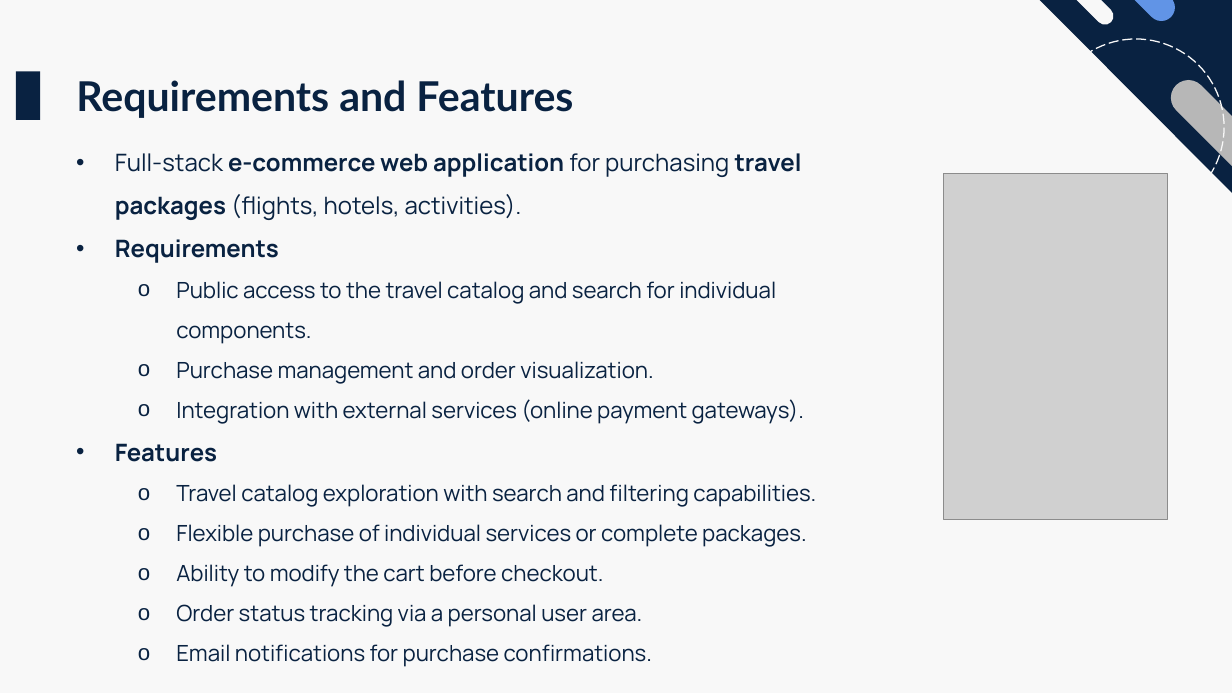
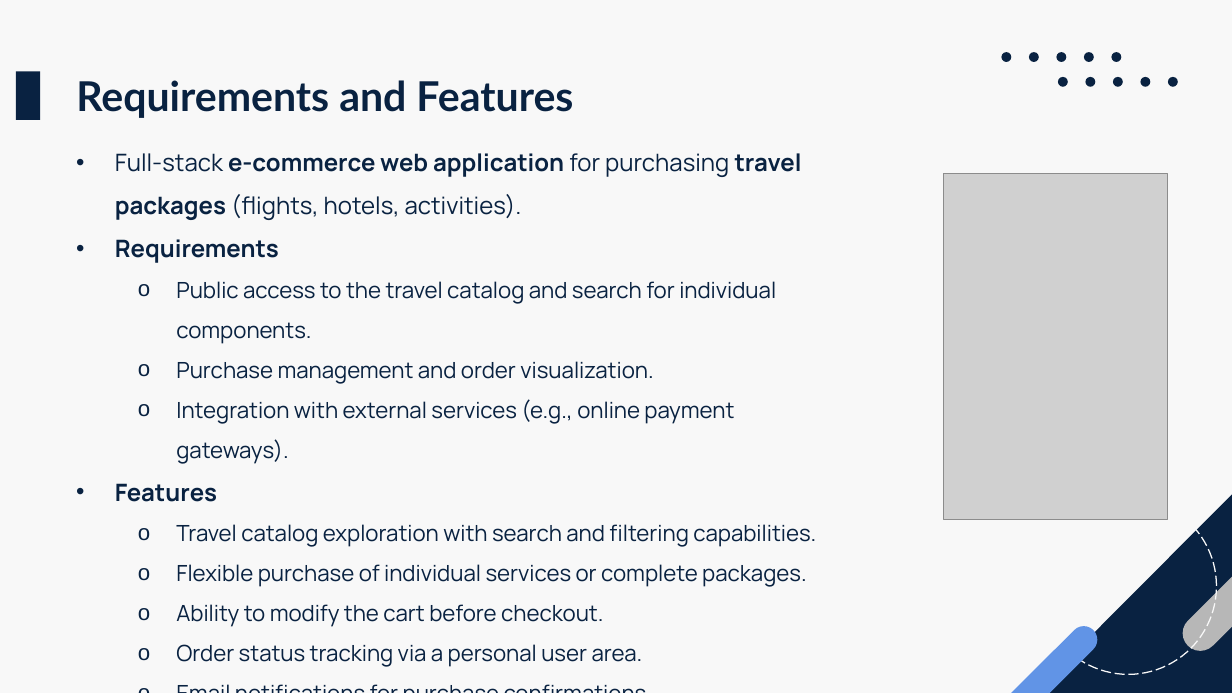
Before and after one commit to fede-palazz/smart-travel, a slide deck: slide 2 of thesis/presentation.pptx (slide 3 before the commit). Drawn at 1232x693 pixels with LibreOffice and Linux fonts; fonts in the diff are those of the drawing; grey boxes stand for pictures. Boxes give left, top, right and bottom in pixels: in the first picture for what was removed or moved away, otherwise in the second. Text is boxed around its words. In the diff, an @@ line names an element or a change of style, - is before the commit and + after.

```diff
--- a/thesis/presentation.pptx
+++ b/thesis/presentation.pptx
@@ rounded rectangle removed at box(1032, 0, 1117, 28) @@
@@ group added at box(1002, 52, 1178, 86): 10 ellipses @@
@@ text at box(176, 399, 734, 464): text changed @@
-  o Integration with external services (online payment gateways).
+  o Integration with external services (e.g., online payment gateways).
@@ right triangle at box(1032, 486, 1232, 693): mirrored; rotation 270 to 90 degrees @@
@@ ellipse: place and size @@
-ellipse at box(1047, 39, 1223, 216)
+ellipse at box(1040, 498, 1216, 674)
@@ ellipse at box(1040, 498, 1216, 674): mirrored @@
@@ rounded rectangle at box(1176, 523, 1232, 658): mirrored; rotation 45 to 315 degrees @@
@@ rounded rectangle at box(979, 621, 1103, 693): mirrored; rotation 45 to 315 degrees @@
```
Also in this commit, not shown: 3 other slides changed, 4 slides added.
